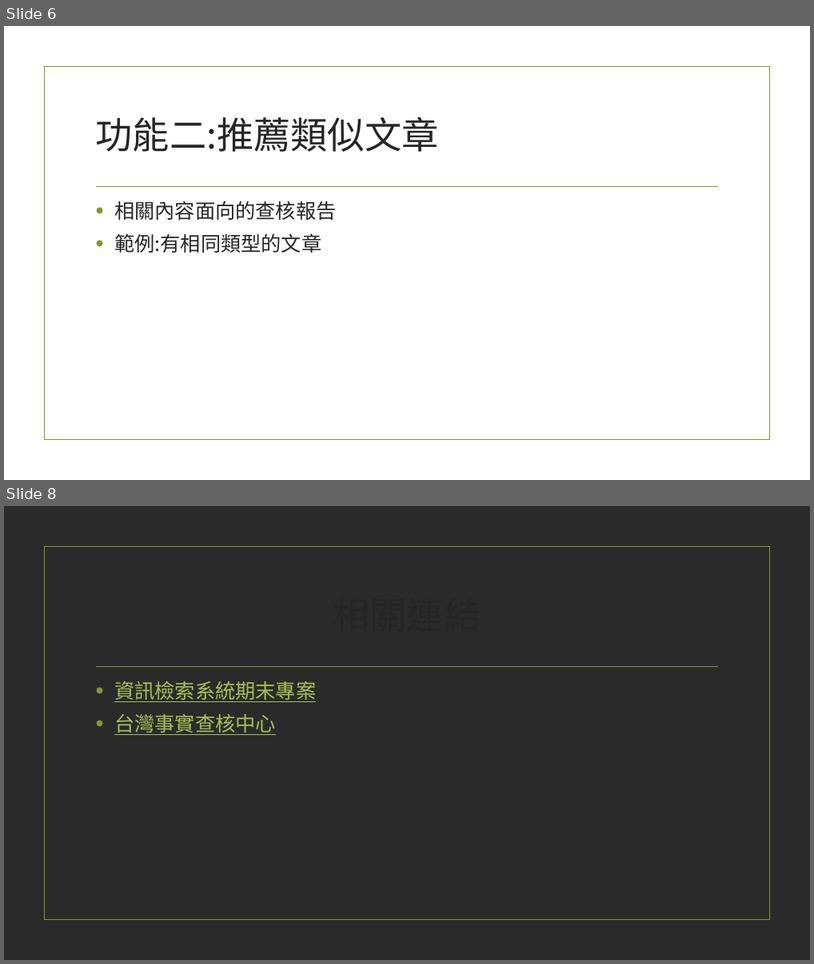
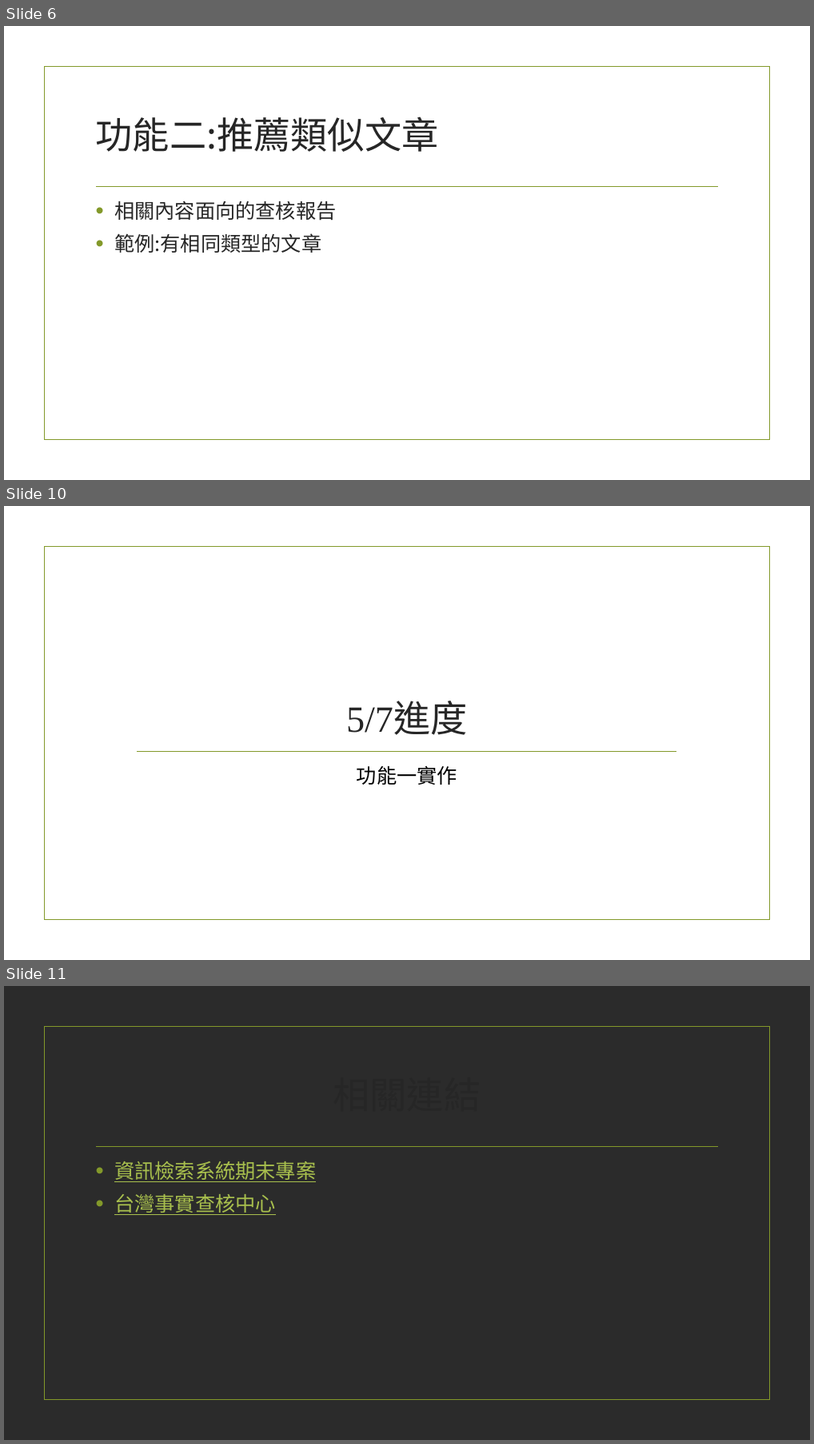
Before and after one commit to linsitin/IRE_project, a slide deck: 資訊檢索系統期末專案.pptx. Shown one above the other, each under a label of ours: slides 6 and 8 before the commit, slides 6, 10 and 11 after it; the slides between them are not shown. The pictures are 814x964 and 814x1444 pixels, drawn with LibreOffice and Linux fonts; fonts in the diff are those of the drawing; background and template pictures are left out; a plain dark background stands for a picture behind light text. Boxes give left, top, right and bottom in pixels: in the first picture for what was removed or moved away, otherwise in the second. Text is boxed around its words. In the diff, an @@ line names an element or a change of style, - is before the commit and + after.

Commit message:
功能一實作2

```diff
--- a/資訊檢索系統期末專案.pptx
+++ b/資訊檢索系統期末專案.pptx
@@ slide 10 added at (4,506,810,960), background picture (left out); not listed: 1 template element that a slide beside it also shows @@
@@ title added at (346,703,467,735), 44 pt, text #262626 @@
+5/7進度
@@ line added from (137, 752) to (678, 752), #83992A 1.25 pt @@
@@ text added at (357,766,458,784), 24 pt, text #000000 @@
+功能一實作
@@ what was slide 8 is now slide 11 @@
```
Also in this commit, not shown: 1 slide changed, 2 other slides added, 2 other files.
